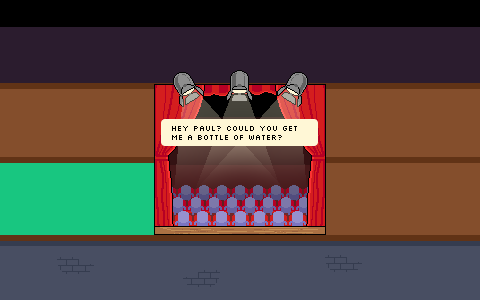
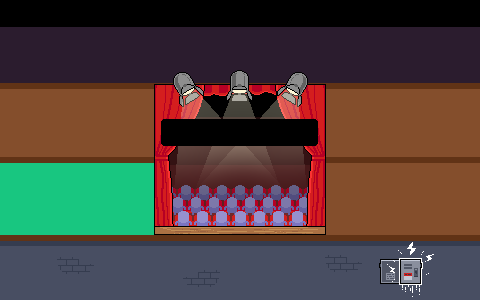
Before/after of a 480px x 300px layered artwork. What changed in the layer stack:
added layer "Layer 55" above "Layer 59" over [left=400, top=259, right=422, bottom=284]
added layer "Layer 59" above "Layer 58" over [left=387, top=242, right=434, bottom=297]
added layer "Layer 58" above "Layer 57" over [left=405, top=264, right=416, bottom=274]
added layer "Layer 57" above "dialogue box" over [left=379, top=259, right=422, bottom=284]
added group "dialogue box" with 3 layers above "spotlight" over [left=161, top=119, right=318, bottom=146]
moved "hey paul? Could you get me a bottle of water?" into group "dialogue box", painted on it over [left=171, top=126, right=297, bottom=140]
added layer "Layer 54" in group "dialogue box" over [left=161, top=119, right=318, bottom=146]
